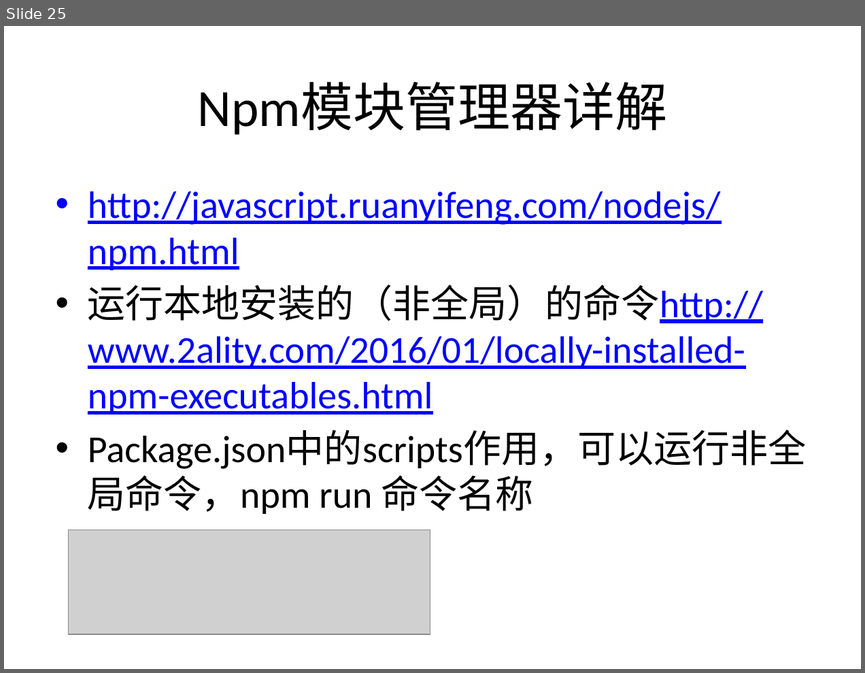
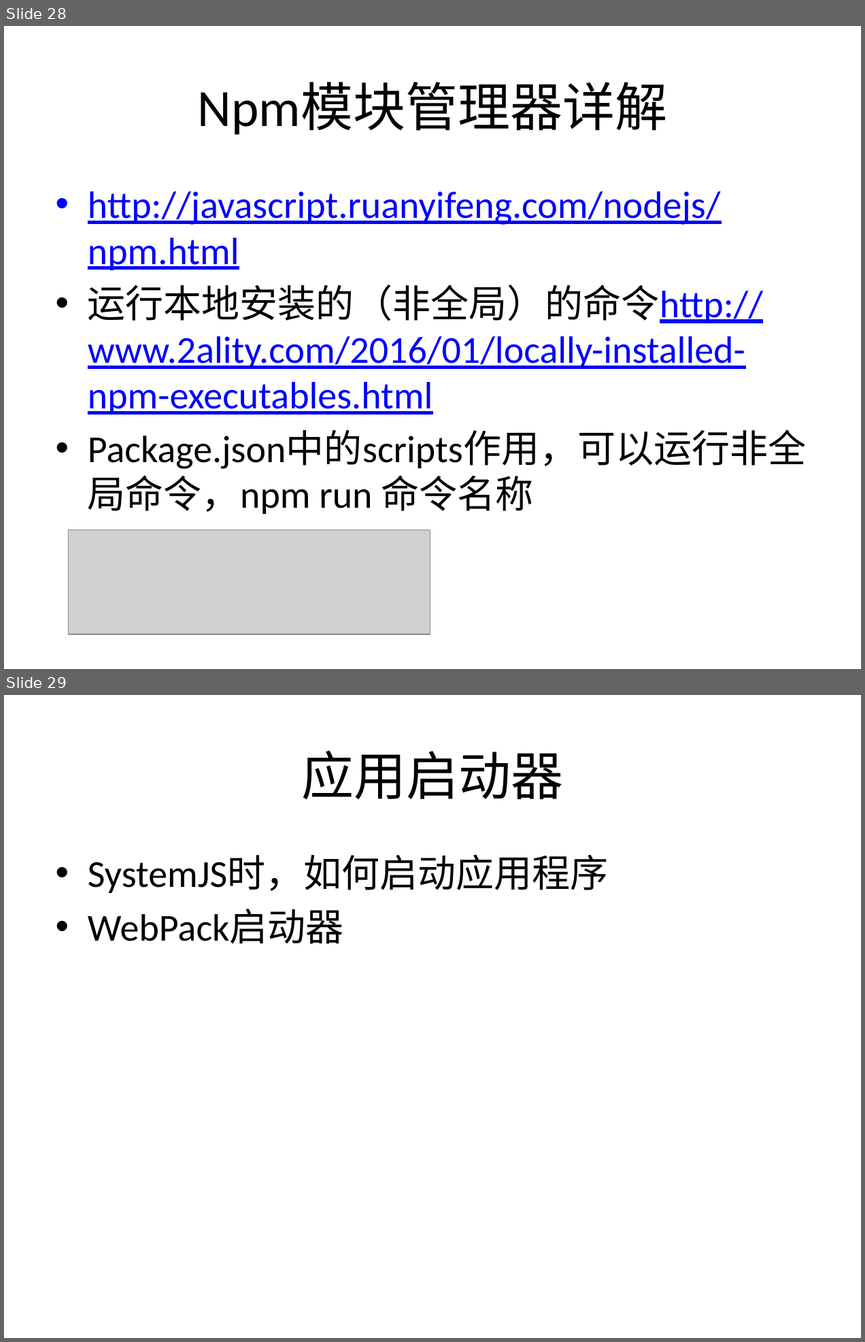
Before and after one commit to jasonLiu001/ng-study-ppt-files, a slide deck: files/Angular2.pptx. Shown one above the other, each under a label of ours: slide 25 before the commit, slides 28 and 29 after it. The pictures are 865x673 and 865x1342 pixels, drawn with LibreOffice and Linux fonts; fonts in the diff are those of the drawing; grey boxes stand for pictures. Boxes give left, top, right and bottom in pixels: in the first picture for what was removed or moved away, otherwise in the second. Text is boxed around its words. In the diff, an @@ line names an element or a change of style, - is before the commit and + after.

```diff
--- a/files/Angular2.pptx
+++ b/files/Angular2.pptx
@@ slide 29 added at bbox=[4, 695, 861, 1338], background #CBE9CF @@
@@ title added at bbox=[301, 751, 563, 800], 44 pt, text #000000 @@
+应用启动器
@@ text added at bbox=[88, 855, 609, 944], 32 pt, text #000000 @@
+• SystemJS时，如何启动应用程序
+• WebPack启动器
@@ what was slide 25 is now slide 28 @@
```
Also in this commit, not shown: 25 other slides changed, 4 other slides added.
